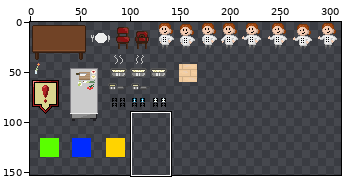
File history of a sprite sheet, Assets/Resources/KitchenAtlas.png. Above, an overview of the earlier version with the close-up marked.
Close-up. First the earlier version:
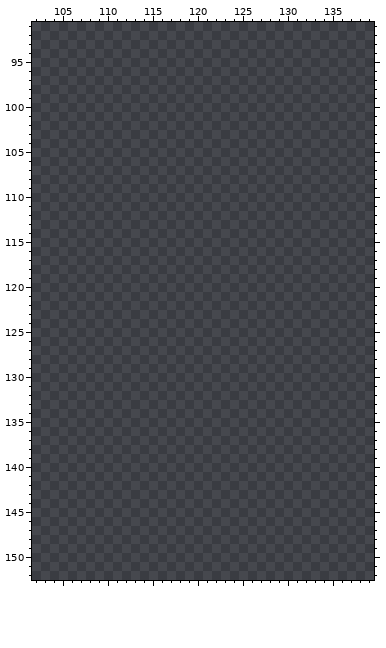
The file is 354x226 pixels. Colours within 5 levels of each other are drawn and written as one. Shown: x 102..139, y 91..152. The wide view leaves out empty margins.
New version:
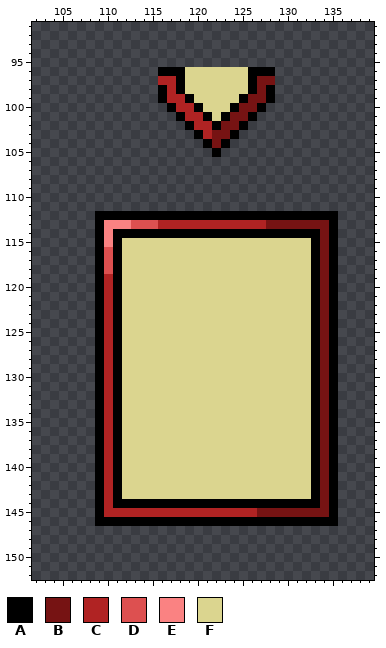
Palette (. is transparent): A #000000  B #761313  C #b02323  D #dd5050  E #fa8282  F #dbd58f
Change:
y 96: x 116..128 ............. -> AAAFFFFFFFAAA
y 97: x 116..128 ............. -> CCAFFFFFFFABB
y 98: x 116..128 ............. -> ACAFFFFFFFABA
y 99: x 116..128 ............. -> ACCAFFFFFABBA
y 100: x 117..127 ........... -> ACCAFFFABBA
y 101: x 118..126 ......... -> ACCAFABBA
y 102: x 119..125 ....... -> ACCABBA
y 103: x 120..124 ..... -> ACBBA
y 104: x 121..123 ... -> ABA
y 105: x 122 . -> A
y 112: x 109..135 ........................... -> AAAAAAAAAAAAAAAAAAAAAAAAAAA
y 113: x 109..135 ........................... -> AEEEDDDCCCCCCCCCCCCBBBBBBBA
y 114: x 109..135 ........................... -> AEAAAAAAAAAAAAAAAAAAAAAAABA
y 115: x 109..135 ........................... -> AEAFFFFFFFFFFFFFFFFFFFFFABA
y 116..118: x 109..135 ........................... -> ADAFFFFFFFFFFFFFFFFFFFFFABA
y 119..143: x 109..135 ........................... -> ACAFFFFFFFFFFFFFFFFFFFFFABA
y 144: x 109..135 ........................... -> ACAAAAAAAAAAAAAAAAAAAAAAABA
y 145: x 109..135 ........................... -> ACCCCCCCCCCCCCCCCCBBBBBBBBA
y 146: x 109..135 ........................... -> AAAAAAAAAAAAAAAAAAAAAAAAAAA
Boxes around the changes in both close-ups, in picture pixels (x1, y1, x2, y2):
added: (158, 67, 275, 157)
added: (95, 211, 338, 526)
